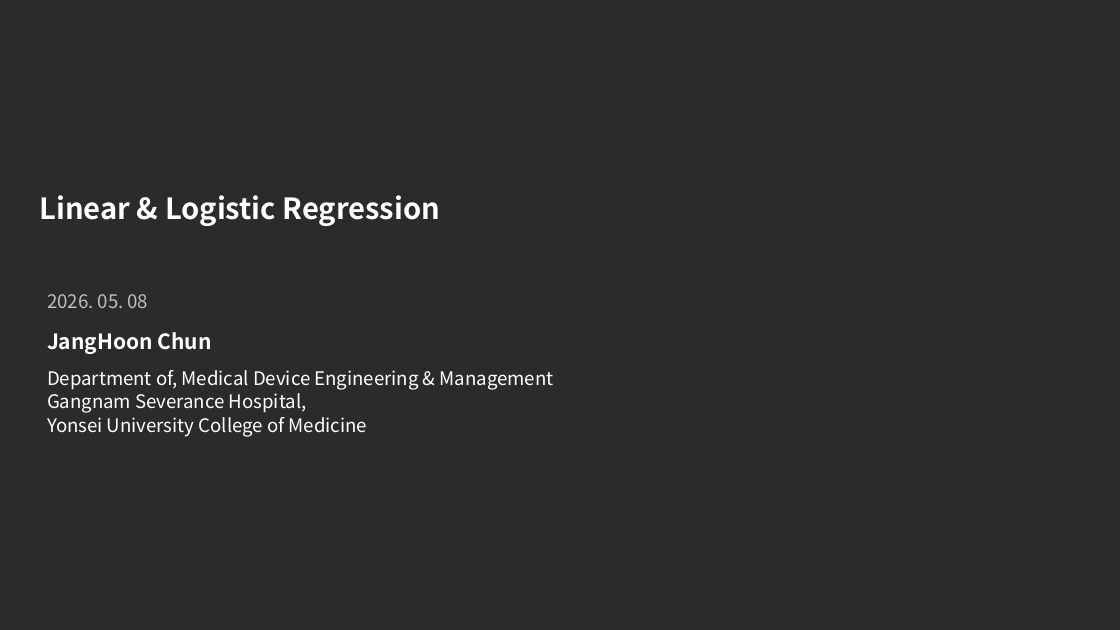
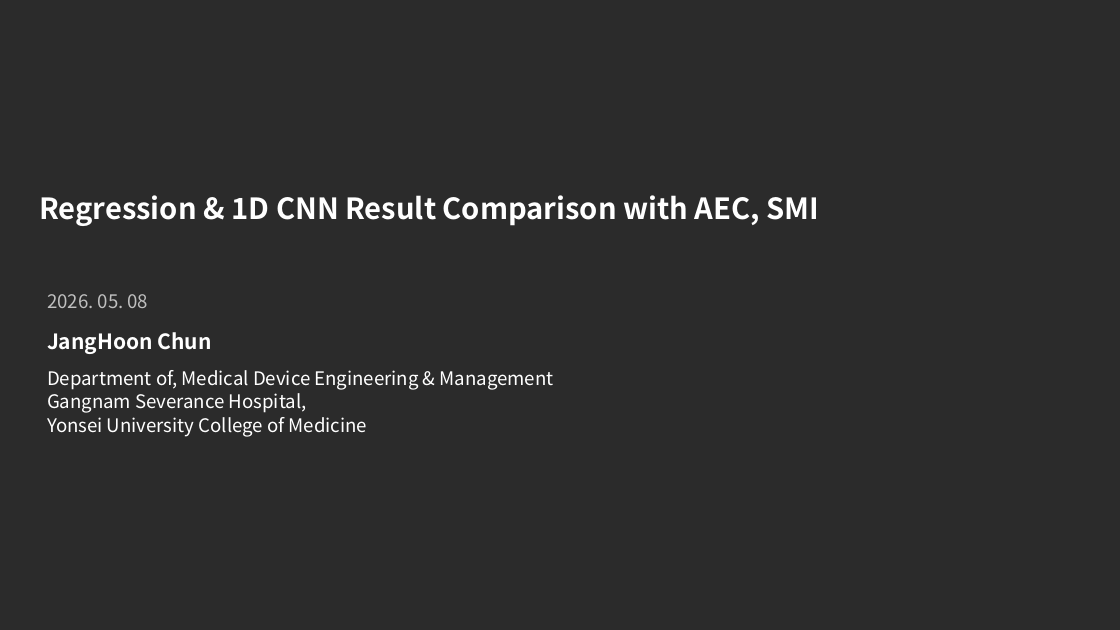
Before and after one commit to JHWannabe/2026-1_Study, a slide deck: slide 1 of 연구자료/260508_AEC_SMI_Analysis.pptx. Drawn at 1120x630 pixels with LibreOffice and Linux fonts; fonts in the diff are those of the drawing; background and template pictures are left out; a plain dark background stands for a picture behind light text. Boxes give left, top, right and bottom in pixels: in the first picture for what was removed or moved away, otherwise in the second. Text is boxed around its words. In the diff, an @@ line names an element or a change of style, - is before the commit and + after.

```diff
--- a/연구자료/260508_AEC_SMI_Analysis.pptx
+++ b/연구자료/260508_AEC_SMI_Analysis.pptx
@@ text at (39, 195, 820, 226): text changed @@
-Linear & Logistic Regression
+Regression & 1D CNN Result Comparison with AEC, SMI
```
Also in this commit, not shown: 41 other files.
